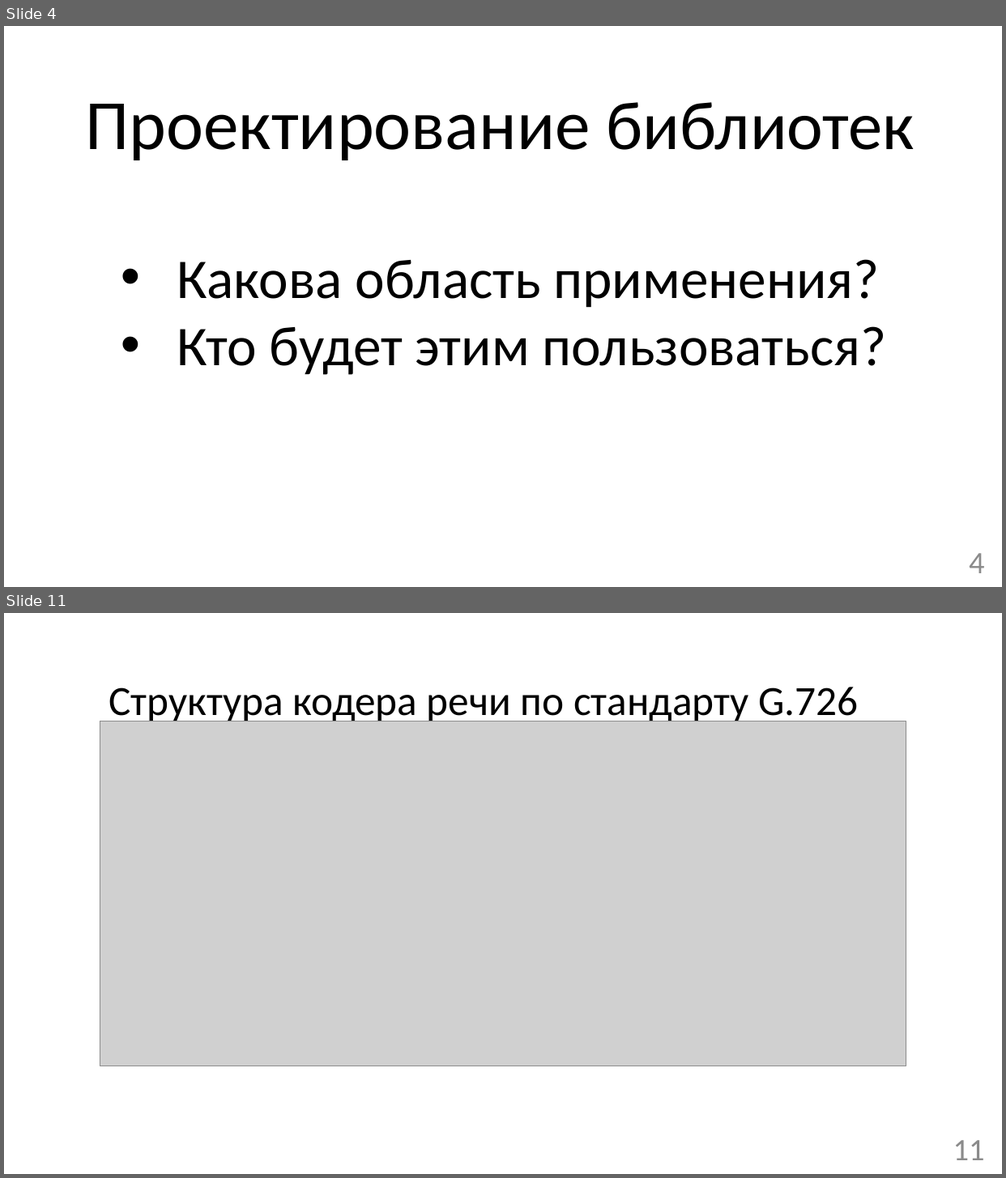
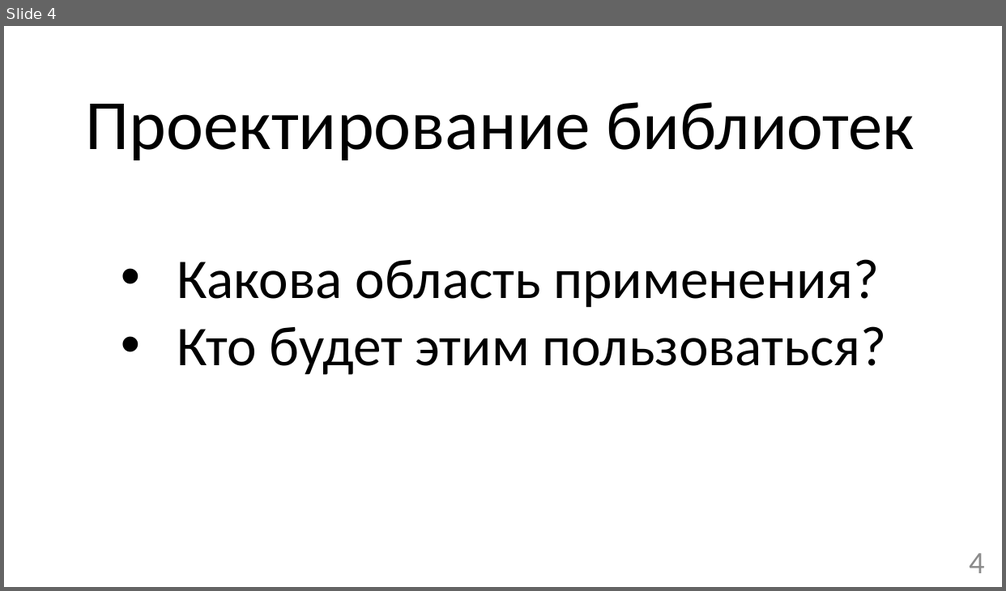
Before and after one commit to mrAdiy/rmsc_bak, a slide deck: Презентация бакалаврской SPEECH.pptx. Shown one above the other, each under a label of ours: slides 4 and 11 before the commit, slide 4 after it; the slides between them are not shown. The pictures are 1006x1178 and 1006x591 pixels, drawn with LibreOffice and Linux fonts; fonts in the diff are those of the drawing; grey boxes stand for pictures. Boxes give left, top, right and bottom in pixels: in the first picture for what was removed or moved away, otherwise in the second. Text is boxed around its words. In the diff, an @@ line names an element or a change of style, - is before the commit and + after.

```diff
--- a/Презентация бакалаврской SPEECH.pptx
+++ b/Презентация бакалаврской SPEECH.pptx
@@ slide 11 removed at (4, 613, 1002, 1174), background #FFFFFF @@
@@ text removed at (109, 687, 859, 725) @@
-Структура кодера речи по стандарту G.726
@@ picture removed at (100, 722, 906, 1066) @@
@@ page number removed at (953, 1140, 985, 1161) @@
-11
```
Also in this commit, not shown: 8 slides changed, 4 slides added, 7 other slides removed, 1 other file.
